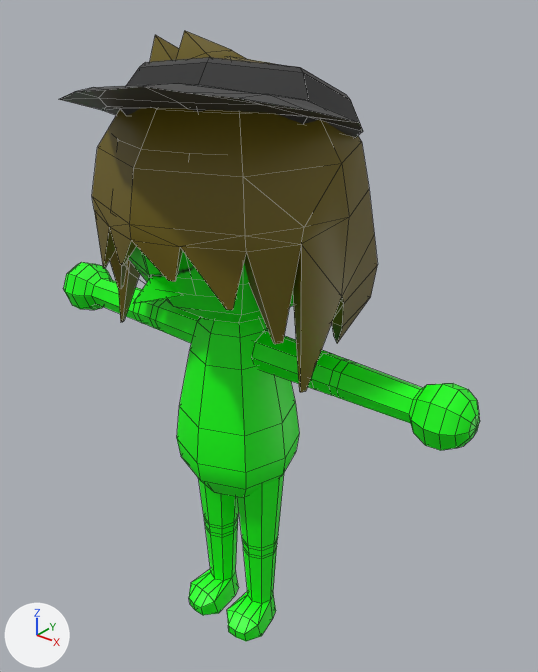
The FBX model Models/Dining/dining_model1.fbx as it was, and as the next commit left it.
Before and after are seen from a 50 mm camera at (0.0379, -0.0429, 0.0577) aimed at (0.0021, 0.0018, 0.03). Every picture has the same lights, and +X, +Y and +Z are marked at lower left. Mesh edges are drawn as thin lines. Where no turn or scale is listed for an object, it has been applied to the vertices.

Objects in the first picture: 'SM_ArmL', 'SM_ArmR', 'SM_Body', 'SM_Hair', 'SM_HairTuft', 'SM_Hat', 'SM_Head', 'SM_LegL', 'SM_LegR'.
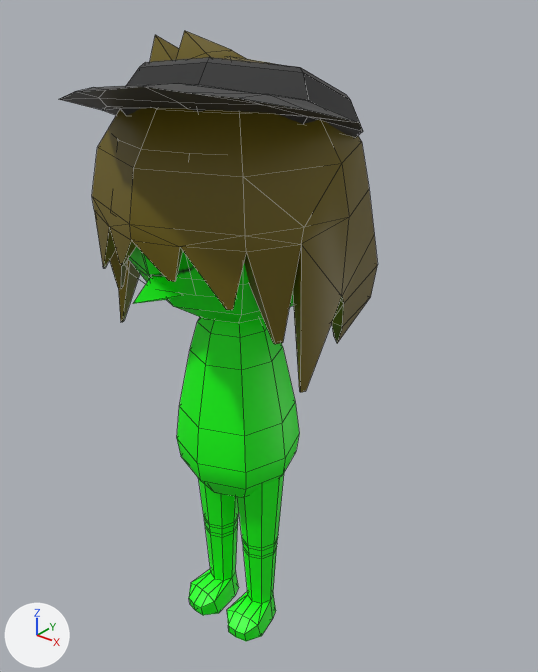
Changed parts and their boxes [x1, y1, x2, y2] in the pictures (538 x 672 px):
'SM_ArmL', no longer drawn (green)
    before: [251, 331, 480, 450]
'SM_ArmR', no longer drawn (green)
    before: [64, 262, 200, 343]

The edits, one by one:
Object 'SM_ArmL' (ob_sm_arml) now shows nothing instead of me_mesh_002.
In object 'SM_ArmL' (ob_sm_arml), parent is now set to ob_sm_body.
Object 'SM_ArmL' (ob_sm_arml) moves from (-0.00485, 0.0, 0.0297) to (1.171, 2.964, 0.0).
Object 'SM_ArmL' (ob_sm_arml) is rescaled from (0.00174, 0.00174, 0.00174) to (0.174, 0.174, 0.174).
Object 'SM_ArmR' (ob_sm_armr) now shows nothing instead of me_mesh_001.
In object 'SM_ArmR' (ob_sm_armr), parent is now set to ob_sm_body.
Object 'SM_ArmR' (ob_sm_armr) moves from (-0.00485, 0.0, 0.0297) to (-1.171, 2.969, 0.0).
Object 'SM_ArmR' (ob_sm_armr) turns from (90, 90, -0) to (0, 0, -90) degrees about x, y and z.
Object 'SM_ArmR' (ob_sm_armr) is rescaled from (0.00174, 0.00174, 0.00174) to (0.174, 0.174, 0.174).
